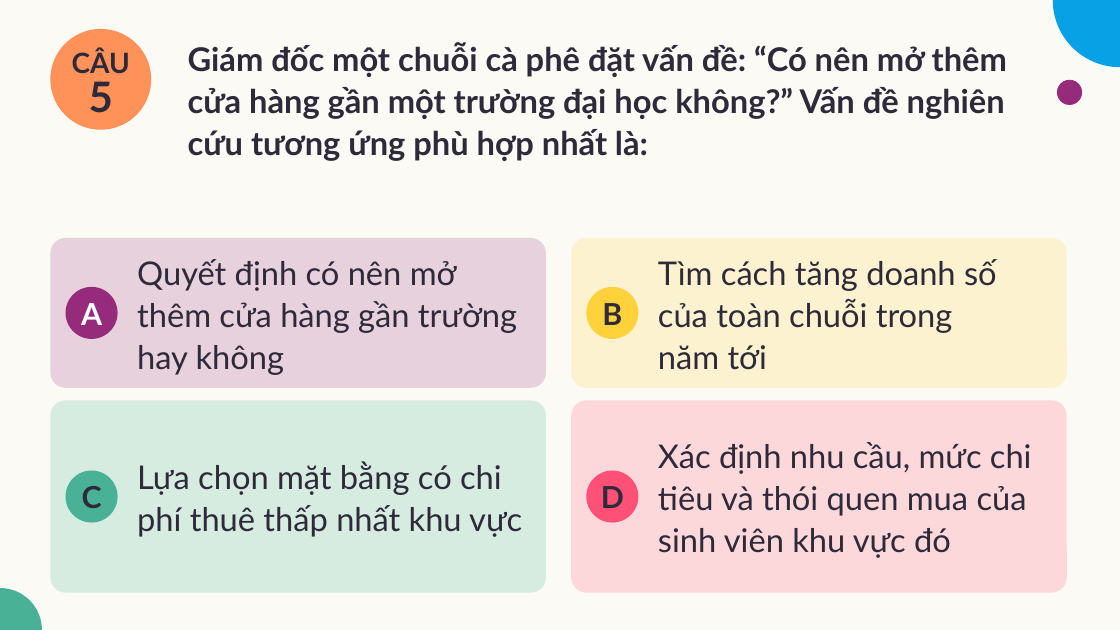
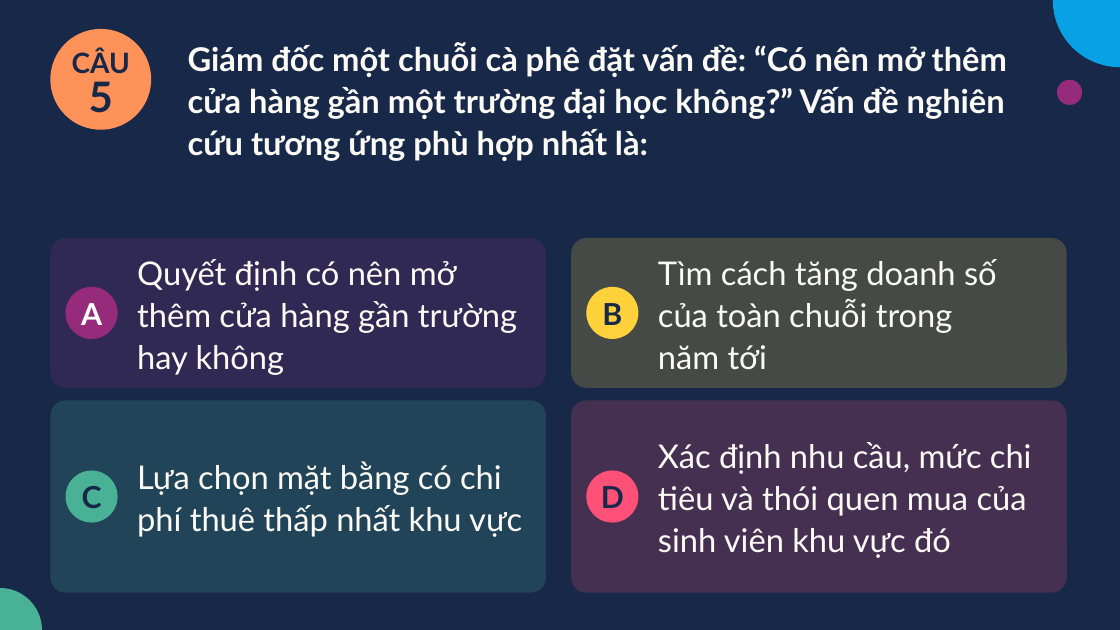
Before and after one commit to dnbaoquyen/academic-pptx-skill, a slide deck: slide 8 of mkt1107/output/MKT1107_KiemTra_TracNghiem_Bai1-7.pptx. Drawn at 1120x630 pixels with LibreOffice and Linux fonts; fonts in the diff are those of the drawing. Boxes give left, top, right and bottom in pixels: in the first picture for what was removed or moved away, otherwise in the second. Text is boxed around its words. In the diff, an @@ line names an element or a change of style, - is before the commit and + after.

```diff
--- a/mkt1107/output/MKT1107_KiemTra_TracNghiem_Bai1-7.pptx
+++ b/mkt1107/output/MKT1107_KiemTra_TracNghiem_Bai1-7.pptx
@@ background #FBFAF4 to #172849 @@
@@ rounded rectangle at box(50, 238, 546, 387): fill #E7D1DC to #302953 @@
@@ rounded rectangle at box(571, 238, 1067, 387): fill #FCF2CF to #454A46 @@
@@ rounded rectangle at box(50, 401, 546, 593): fill #D7ECE1 to #214458 @@
@@ rounded rectangle at box(571, 401, 1067, 593): fill #FCD8DB to #453052 @@
@@ text colour #2E2A3A to #FBFAF4 in 5 elements at box(188, 42, 1007, 161), box(137, 259, 517, 375), box(658, 259, 997, 370), box(137, 461, 522, 537), box(658, 442, 1032, 558) @@
@@ text colour #2E2A3A to #172849 in 4 elements at box(50, 29, 151, 129), box(602, 303, 622, 325), box(82, 486, 102, 508), box(601, 486, 624, 508) @@
```
Also in this commit, not shown: 13 other slides changed, 4 other files.
